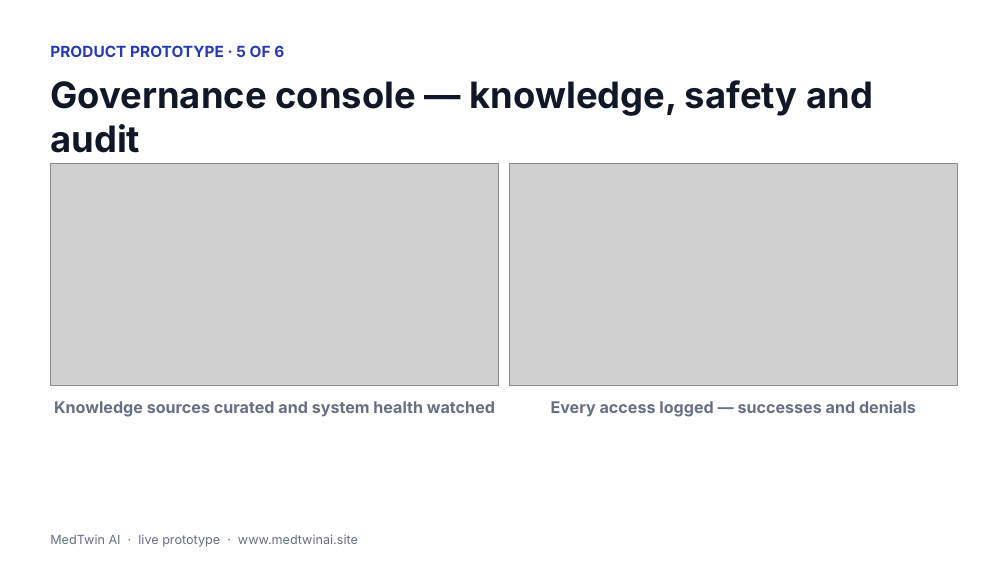
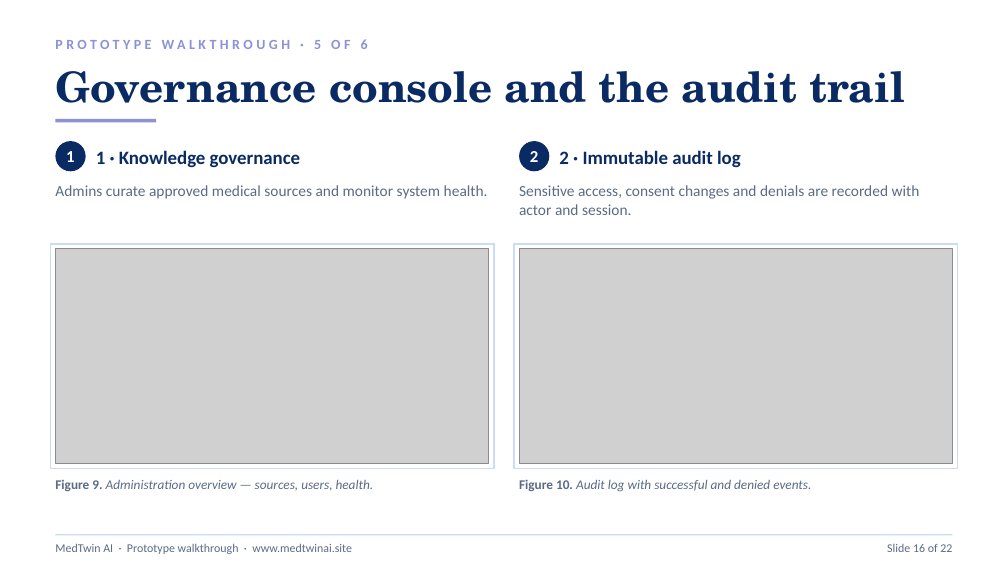
Before and after one commit to simul49/MedTwin-AI, a slide deck: slide 16 of MedTwin-AI-Presentation.pptx. Drawn at 1008x567 pixels with LibreOffice and Linux fonts; fonts in the diff are those of the drawing; grey boxes stand for pictures. Boxes give left, top, right and bottom in pixels: in the first picture for what was removed or moved away, otherwise in the second. Text is boxed around its words. In the diff, an @@ line names an element or a change of style, - is before the commit and + after.

Commit message:
docs: restyle prototype slides to match deck design system (Georgia titles, figure numbering, step badges)

```diff
--- a/MedTwin-AI-Presentation.pptx
+++ b/MedTwin-AI-Presentation.pptx
@@ text at [55, 39, 368, 49]: text changed; size 11 to 10 pt; font Inter to Calibri; text colour #2539B4 to #8B93D6 @@
-PRODUCT PROTOTYPE · 5 OF 6
+PROTOTYPE WALKTHROUGH · 5 OF 6
@@ text at [55, 71, 905, 103]: text changed; size 26 to 30 pt; font Inter to TeX Gyre Schola; text colour #101828 to #0A2A63 @@
-Governance console — knowledge, safety and audit
+Governance console and the audit trail
@@ rectangle added at [55, 119, 156, 123], fill #8B93D6 @@
@@ ellipse added at [55, 141, 86, 171], fill #0A2A63, 12 pt, text #FFFFFF, bold @@
+1
@@ ellipse added at [519, 141, 549, 171], fill #0A2A63, 12 pt, text #FFFFFF, bold @@
+2
@@ text at [96, 150, 300, 168]: text changed; size 11.5 to 13.5 pt; font Inter to Calibri; text colour #667085 to #0A2A63 @@
-Knowledge sources curated and system health watched
+1 · Knowledge governance
@@ text added at [559, 150, 741, 168], 13.5 pt, text #0A2A63, bold @@
+2 · Immutable audit log
@@ text added at [55, 185, 488, 199], 11 pt, text #5B6B85 @@
+Admins curate approved medical sources and monitor system health.
@@ text added at [519, 185, 920, 215], 11 pt, text #5B6B85 @@
+Sensitive access, consent changes and denials are recorded with actor and session.
@@ rectangle added at [50, 244, 494, 469], fill #FFFFFF, outline #CADCFC 1 pt @@
@@ picture: place and size @@
-picture at [50, 163, 499, 385]
+picture at [55, 249, 489, 464]
@@ rectangle added at [514, 244, 958, 469], fill #FFFFFF, outline #CADCFC 1 pt @@
@@ picture: place and size @@
-picture at [509, 163, 958, 385]
+picture at [519, 249, 953, 464]
@@ text removed at [551, 401, 916, 417] @@
-Every access logged — successes and denials
@@ text added at [519, 479, 811, 491], 9.5 pt, text #5B6B85, italic @@
+Figure 10. Audit log with successful and denied events.
@@ text added at [55, 480, 374, 491], 9.5 pt, text #5B6B85, italic @@
+Figure 9. Administration overview — sources, users, health.
@@ rectangle added at [55, 534, 953, 535], fill #CADCFC @@
@@ text at [55, 544, 352, 554]: text changed; size 9 to 8.5 pt; font Inter to Calibri; text colour #667085 to #5B6B85 @@
-MedTwin AI · live prototype · www.medtwinai.site
+MedTwin AI · Prototype walkthrough · www.medtwinai.site
@@ text added at [887, 544, 952, 552], 8.5 pt, text #5B6B85 @@
+Slide 16 of 22
```
Also in this commit, not shown: 5 other slides changed.
